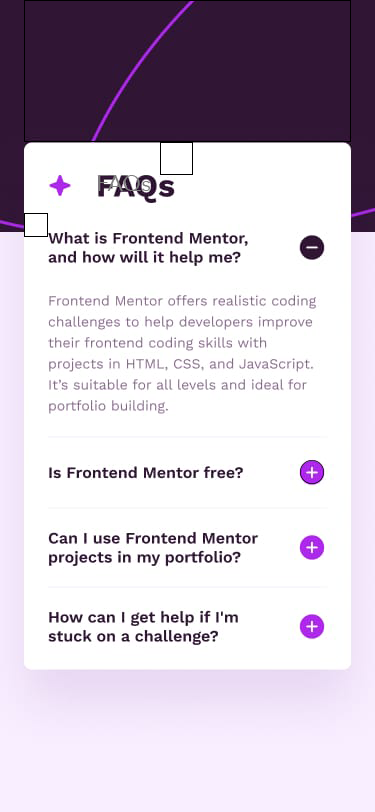
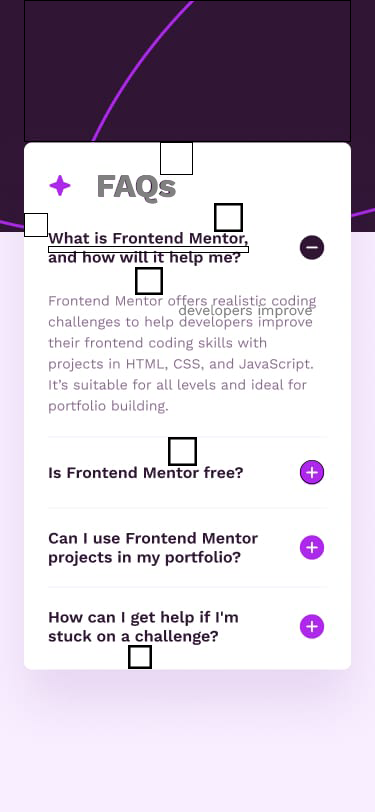
Layered file, before and after one edit (375×812). Changes by layer:
added layer "Rectangle 8" above "Rectangle 7" over [128, 645, 152, 669]
added layer "Rectangle 7" above "Rectangle 6" over [168, 437, 197, 466]
added layer "Rectangle 6" above "developers improve" over [214, 203, 243, 232]
added layer "developers improve" above "Rectangle 5" over [178, 304, 312, 319]
added layer "Rectangle 5" above "Rectangle 4" over [48, 246, 249, 253]
added layer "Rectangle 4" above "FAQs" over [135, 267, 163, 295]
painted on "FAQs" over [98, 175, 176, 204]
